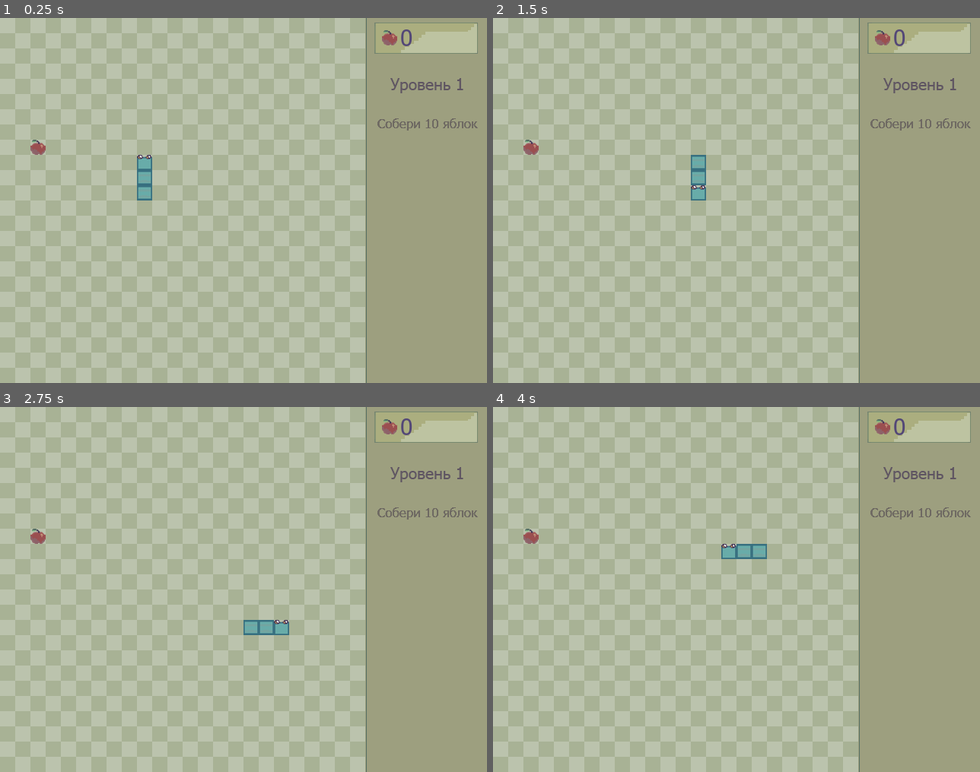
Above: before the commit, frames 1-4 (two rows, left to right).
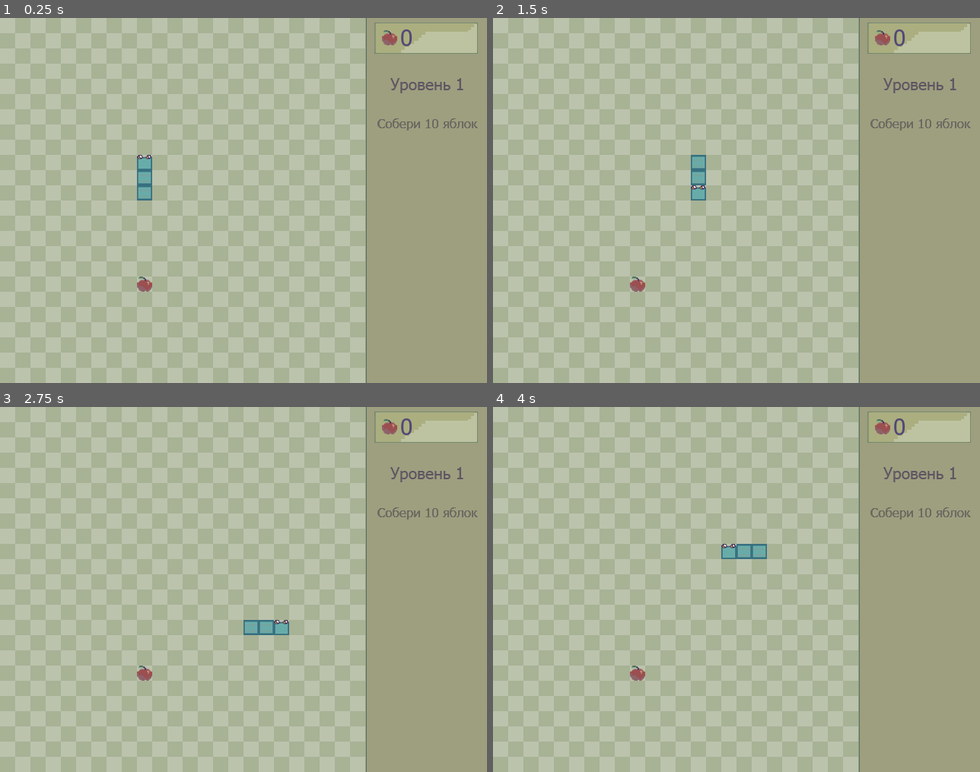
Above: after the commit, the same moments.

Repository: CyberTechWiz/snake-and-pulse
Game: Godot game, scene res://scenes/levels/lvl_1.tscn
The game is run twice, just before and just after one commit, with the same random seed, the same clock (stepped at 60 frames per second) and the same inputs.
Inputs:
- Up to frame 1 (0.25 s): no input
- Up to frame 2 (1.5 s): tap Enter at 0.5 s; hold D (move_right) 0.53-1.28 s; hold S (move_down) from 1.28 s (still down)
- Up to frame 3 (2.75 s): release S (move_down) at 2.03 s; hold D (move_right) from 2.03 s (still down)
- Up to frame 4 (4 s): release D (move_right) at 2.78 s; hold W (move_up) 2.78-3.53 s; hold A (move_left) from 3.53 s (still down)

The runs differ from the first frame. In frame 1, 0.2% of the frame differs, in the area x 6-32%, y 33-75%; in frame 2, 0.2%; in frame 3, 0.2%; in frame 4, 0.2%.

Commit message:
added record and menu scene

Diff:
--- a/scenes/levels/lvl_1.gd
+++ b/scenes/levels/lvl_1.gd
@@ -84,3 +84,7 @@
 
 func _on_timer_chek_apple_timeout():
 	check_food_eaten()
+
+
+func get_file_path_lvl() -> String:
+	return "user://record_score.txt"
--- a/scenes/levels/lvl_1.tscn
+++ b/scenes/levels/lvl_1.tscn
@@ -20,9 +20,8 @@
 tile_size = Vector2i(20, 20)
 sources/1 = SubResource("TileSetAtlasSource_tiql5")
 
-[node name="lvl 1" type="Node"]
+[node name="lvl_1" type="Node"]
 script = ExtResource("1_3ojlo")
-apple_scene = ExtResource("4_yca7a")
 
 [node name="TileMap" type="TileMap" parent="."]
 tile_set = SubResource("TileSet_oss7h")
--- /dev/null
+++ b/scenes/main.tscn
@@ -0,0 +1,7 @@
+[gd_scene load_steps=2 format=3 uid="uid://c5m8fmbfgdfa7"]
+
+[ext_resource type="PackedScene" uid="uid://dp8vmonf5i5cv" path="res://scenes/menus/main_menu.tscn" id="1_cc2ku"]
+
+[node name="main" type="Node2D"]
+
+[node name="Main_menu" parent="." instance=ExtResource("1_cc2ku")]
--- a/scenes/menus/game_over_menu.gd
+++ b/scenes/menus/game_over_menu.gd
@@ -3,37 +3,68 @@
 signal restart
 signal main_menu
 
+var lvl
 var score = 0
 var record_score = 0
-var total_score_of_apples = 0
+var file_path_lvl
 
 # Called when the node enters the scene tree for the first time.
 func _ready():
+	lvl = get_parent()
+	#file_path_lvl = lvl.get_file_path_lvl()
+	if lvl != null:
+		if lvl.has_method("get_file_path_lvl"):
+			file_path_lvl = lvl.get_file_path_lvl()
+		else:
+			print("Parent node does not have method 'get_food_pos'")
+
 	$RecordText2.hide()
+	record_score = load_record_score()
+	print("Current record loaded: ", record_score)
 
-
-# Called every frame. 'delta' is the elapsed time since the previous frame.
-func _process(delta):
-	pass
-
-#Начинаем игру заново
+# Начинаем игру заново
 func _on_replay_button_pressed():
 	restart.emit()
 
-
-#Перемещаемся в главное меню
+# Перемещаемся в главное меню
 func _on_main_menu_button_pressed():
 	main_menu.emit()
 
-
-#Обновляем счёт на экране конца иры
+# Обновляем счёт на экране конца игры
 func _on_lvl_1_update_score_label_on_game_over(score):
 	$ScoreLabel_on_game_over.text = str(score)
-	# Загружаем текущий рекорд при запуске игры
-	#record_score = load_record_score()
-	#print("Current record loaded: ", record_score)
 	if score > record_score:
+		record_score = score
 		$Record.text = str(score)
+		save_record_score(score)  # Сохраняем новый рекорд
 	else:
 		$Record.text = str(record_score)
-	#save_record_score(score)
+
+# Загрузка рекорда из файла
+func load_record_score() -> int:
+	if not file_path_lvl:
+		print("Error: File path is not set.")
+		return 0
+
+	var file = FileAccess.open(file_path_lvl, FileAccess.READ)
+	if file:
+		if file.get_length() > 0:  # Проверяем, что файл не пуст
+			record_score = file.get_line().to_int()
+		file.close()
+		return record_score
+	else:
+		print("Error: Unable to open file for reading.")
+		return 0  # Возвращаем 0, если файл не существует или не удалось прочитать
+
+# Сохранение рекорда в файл
+func save_record_score(score: int) -> void:
+	if not file_path_lvl:
+		print("Error: File path is not set.")
+		return
+
+	var file = FileAccess.open(file_path_lvl, FileAccess.WRITE)
+	if file:
+		file.store_line(str(score))
+		file.close()
+	else:
+		print("Error: Unable to open file for writing.")
--- /dev/null
+++ b/scenes/menus/leveles_menu.tscn
@@ -0,0 +1,38 @@
+[gd_scene load_steps=2 format=3 uid="uid://dueksy0ik7rmr"]
+
+[ext_resource type="Texture2D" uid="uid://2ngkuln7n36h" path="res://art/menus/snake2.png" id="1_lr241"]
+
+[node name="leveles menu" type="Node2D"]
+
+[node name="levels background" type="TextureRect" parent="."]
+offset_right = 40.0
+offset_bottom = 40.0
+texture = ExtResource("1_lr241")
+
+[node name="lvl 1" type="TextureButton" parent="."]
+offset_right = 40.0
+offset_bottom = 40.0
+
+[node name="lvl 2" type="TextureButton" parent="."]
+offset_right = 40.0
+offset_bottom = 40.0
+
+[node name="lvl 3" type="TextureButton" parent="."]
+offset_right = 40.0
+offset_bottom = 40.0
+
+[node name="lvl 4" type="TextureButton" parent="."]
+offset_right = 40.0
+offset_bottom = 40.0
+
+[node name="lvl 5" type="TextureButton" parent="."]
+offset_right = 40.0
+offset_bottom = 40.0
+
+[node name="lvl 6" type="TextureButton" parent="."]
+offset_right = 40.0
+offset_bottom = 40.0
+
+[node name="lvll 7" type="TextureButton" parent="."]
+offset_right = 40.0
+offset_bottom = 40.0
--- /dev/null
+++ b/scenes/menus/main_menu.tscn
@@ -0,0 +1,79 @@
+[gd_scene load_steps=17 format=3 uid="uid://dp8vmonf5i5cv"]
+
+[ext_resource type="Texture2D" uid="uid://binx26p6njhwv" path="res://art/menus/snake1.png" id="1_ksqu1"]
+[ext_resource type="Texture2D" uid="uid://v4y1pn22rixq" path="res://art/button/scorepng 1.png" id="2_22362"]
+[ext_resource type="Texture2D" uid="uid://b1ggneglh8egq" path="res://art/button/scorepng 3.png" id="3_p4372"]
+[ext_resource type="Texture2D" uid="uid://d12c3fl6k4wo1" path="res://art/button/scorepng 2.png" id="4_yaow5"]
+[ext_resource type="Texture2D" uid="uid://b53qy7abm80ft" path="res://art/button/red cross 1.png" id="5_83ty1"]
+[ext_resource type="Texture2D" uid="uid://th5ptk17nylg" path="res://art/button/red cross 2.png" id="6_uqfeq"]
+[ext_resource type="Texture2D" uid="uid://ladjklreiu41" path="res://art/button/button play 1.png" id="7_w4dtx"]
+[ext_resource type="Texture2D" uid="uid://crr4ouqmc00u2" path="res://art/button/button play 3.png" id="8_s5as2"]
+[ext_resource type="Texture2D" uid="uid://xbbfum2jpi40" path="res://art/button/button play 2.png" id="9_uif03"]
+[ext_resource type="Texture2D" uid="uid://dhfhc4il5fkpi" path="res://art/button/button snake 1.png" id="10_jtgvh"]
+[ext_resource type="Texture2D" uid="uid://ct4jw7ht024en" path="res://art/button/button snake 3.png" id="11_cpcci"]
+[ext_resource type="Texture2D" uid="uid://brr3jf3a4ito3" path="res://art/button/button snake 2.png" id="12_nueq1"]
+[ext_resource type="Texture2D" uid="uid://d0bnsoex4ty84" path="res://art/button/button bush 1.png" id="13_tt80y"]
+[ext_resource type="Texture2D" uid="uid://4rpdrr6kqs7u" path="res://art/button/button bush 3.png" id="14_n37ja"]
+[ext_resource type="Texture2D" uid="uid://qwt6l1igtn5t" path="res://art/button/button bush 2.png" id="15_gdv0w"]
+[ext_resource type="Texture2D" uid="uid://2ngkuln7n36h" path="res://art/menus/snake2.png" id="16_wmwjr"]
+
+[node name="Main_menu" type="CanvasLayer"]
+
+[node name="background" type="TextureRect" parent="."]
+offset_right = 40.0
+offset_bottom = 40.0
+texture = ExtResource("1_ksqu1")
+
+[node name="score_all_apples" type="TextureButton" parent="."]
+offset_left = 486.0
+offset_top = 49.0
+offset_right = 572.0
+offset_bottom = 89.0
+texture_normal = ExtResource("2_22362")
+texture_pressed = ExtResource("3_p4372")
+texture_hover = ExtResource("4_yaow5")
+stretch_mode = 0
+
+[node name="Red Cross" type="TextureButton" parent="."]
+offset_left = 547.0
+offset_top = 24.0
+offset_right = 587.0
+offset_bottom = 64.0
+texture_normal = ExtResource("5_83ty1")
+texture_hover = ExtResource("6_uqfeq")
+
+[node name="play" type="TextureButton" parent="."]
+offset_left = 236.0
+offset_top = 111.0
+offset_right = 422.0
+offset_bottom = 175.0
+texture_normal = ExtResource("7_w4dtx")
+texture_pressed = ExtResource("8_s5as2")
+texture_hover = ExtResource("9_uif03")
+stretch_mode = 3
+
+[node name="snake_skin_changer" type="TextureButton" parent="."]
+offset_left = 371.0
+offset_top = 336.0
+offset_right = 574.0
+offset_bottom = 376.0
+texture_normal = ExtResource("10_jtgvh")
+texture_pressed = ExtResource("11_cpcci")
+texture_hover = ExtResource("12_nueq1")
+stretch_mode = 0
+
+[node name="map_skin_changer" type="TextureButton" parent="."]
+offset_left = 82.0
+offset_top = 272.0
+offset_right = 196.0
+offset_bottom = 395.0
+texture_normal = ExtResource("13_tt80y")
+texture_pressed = ExtResource("14_n37ja")
+texture_hover = ExtResource("15_gdv0w")
+stretch_mode = 3
+
+[node name="levels background" type="TextureRect" parent="."]
+visible = false
+offset_right = 40.0
+offset_bottom = 40.0
+texture = ExtResource("16_wmwjr")
Binary file added: art/button/levels/lvl 1.png
Not shown, added: art/button/levels/lvl 1.png.import
Binary file added: art/button/levels/lvl 2.png
Not shown, added: art/button/levels/lvl 2.png.import
Binary file added: art/button/levels/lvl 3.png
Not shown, added: art/button/levels/lvl 3.png.import
Binary file added: art/button/levels/lvl 4.png
Not shown, added: art/button/levels/lvl 4.png.import
Binary file added: art/button/levels/lvl 5.png
Not shown, added: art/button/levels/lvl 5.png.import
Binary file added: art/button/levels/lvl 6.png
Not shown, added: art/button/levels/lvl 6.png.import
(and 4 more such lines)
